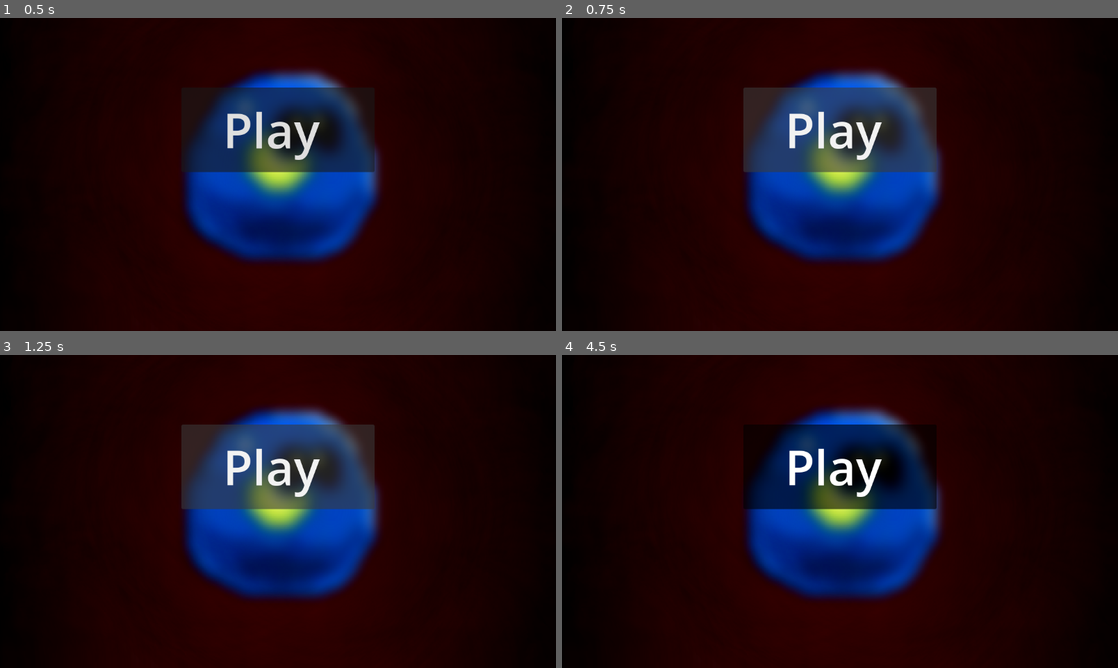
Above: before the commit, frames 1-4 (two rows, left to right).
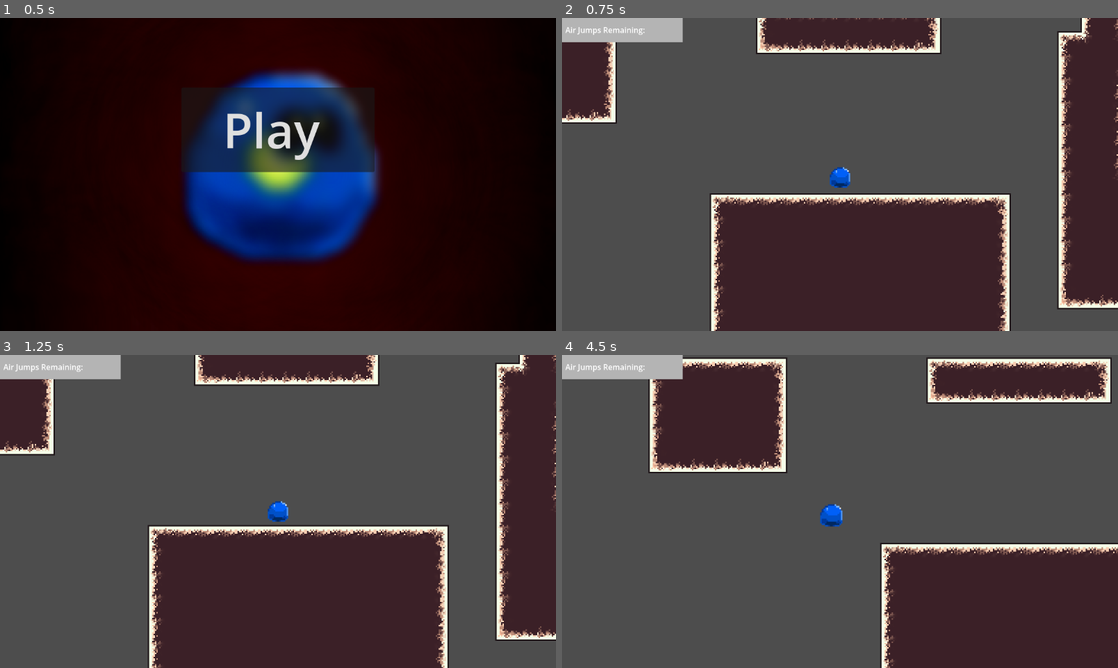
Above: after the commit, the same moments.

Repository: 2026-Hackathon/UnderYourSkin
Game: Godot game, scene res://Scenes/tempmenu.tscn
Same seed, same stepped clock (60 frames per second), same inputs: the game is played once before the commit and once after it.
Inputs (mouse positions are in pixels of both pictures, inside the frame that each line leads up to):
- Up to frame 1 (0.5 s): no input
- Up to frame 2 (0.75 s): click "Play" at 0.5 s
- Up to frame 3 (1.25 s): no input
- Up to frame 4 (4.5 s): click (840, 467) at 1.25 s, where only the run before the commit has a clickable "Play"; click (840, 467) at 2 s, where only the run before the commit has a clickable "Play"; tap Enter at 2.75 s; move the mouse to (962, 495) at 2.77 s; click (962, 495) at 2.92 s; tap Space at 3.5 s; drag from (728, 527) to (812, 574) at 3.52 s; move the mouse to (895, 442) at 4.27 s; click (895, 442) at 4.42 s

Frame 1 is identical in both runs. In frame 2, 99% of the frame differs, in the area x 0-100%, y 0-100%; in frame 3, 99%; in frame 4, 100%.

Commit message:
Changed Scene Menu goes to

Diff:
--- a/under-your-skin/Scenes/tempmenu.tscn
+++ b/under-your-skin/Scenes/tempmenu.tscn
@@ -1,7 +1,7 @@
 [gd_scene format=3 uid="uid://fivajboqxxo7"]
 
-[ext_resource type="Texture2D" uid="uid://dl3kvucfhv12n" path="res://Sprites/Menu/menu bg 1.png" id="1_bxi4n"]
-[ext_resource type="Script" uid="uid://d5svlyrqymyl" path="res://Scripts/tempmenu.gd" id="1_fajru"]
+[ext_resource type="Script" uid="uid://d5svlyrqymyl" path="res://Scripts/tempmenu.gd" id="1_j1yrb"]
+[ext_resource type="Texture2D" uid="uid://dl3kvucfhv12n" path="res://Sprites/Menu/menu bg 1.png" id="2_dkpds"]
 
 [node name="Control" type="Control" unique_id=2073366076]
 layout_mode = 3
--- a/under-your-skin/Scripts/tempmenu.gd
+++ b/under-your-skin/Scripts/tempmenu.gd
@@ -12,4 +12,4 @@
 
 
 func _on_button_pressed() -> void:
-	get_tree().change_scene_to_file("res://TempScene.tscn")
+	get_tree().change_scene_to_file("res://Scenes/TempScene.tscn")
Not shown: 2 places in under-your-skin/Scenes/tempmenu.tscn that only renumber resources
